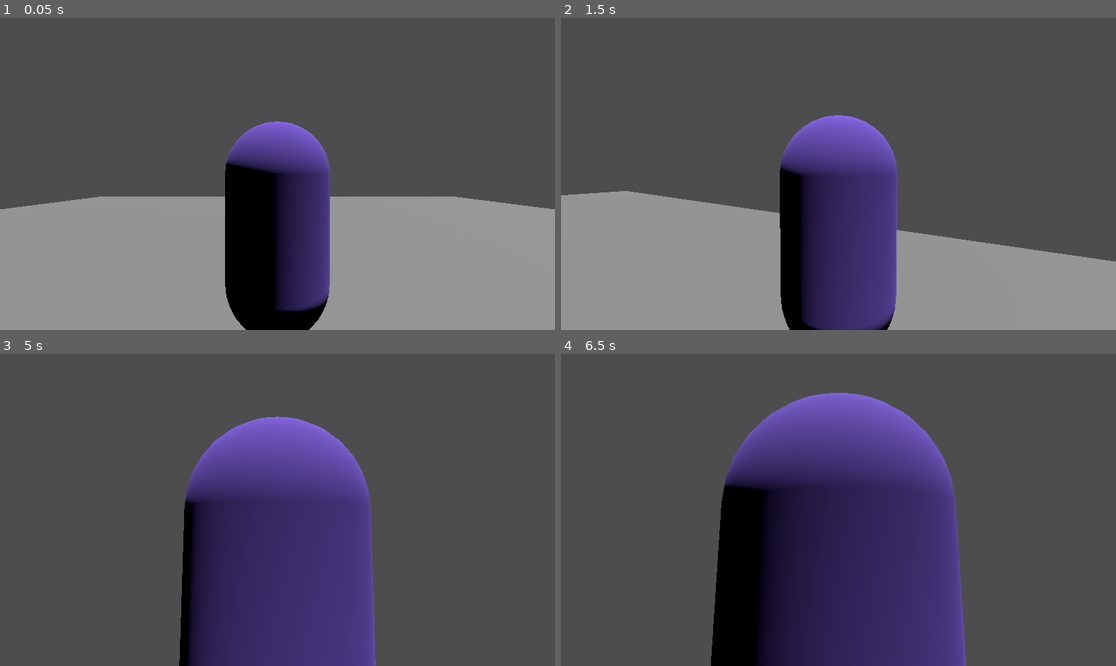
Above: before the commit, frames 1-4 (two rows, left to right).
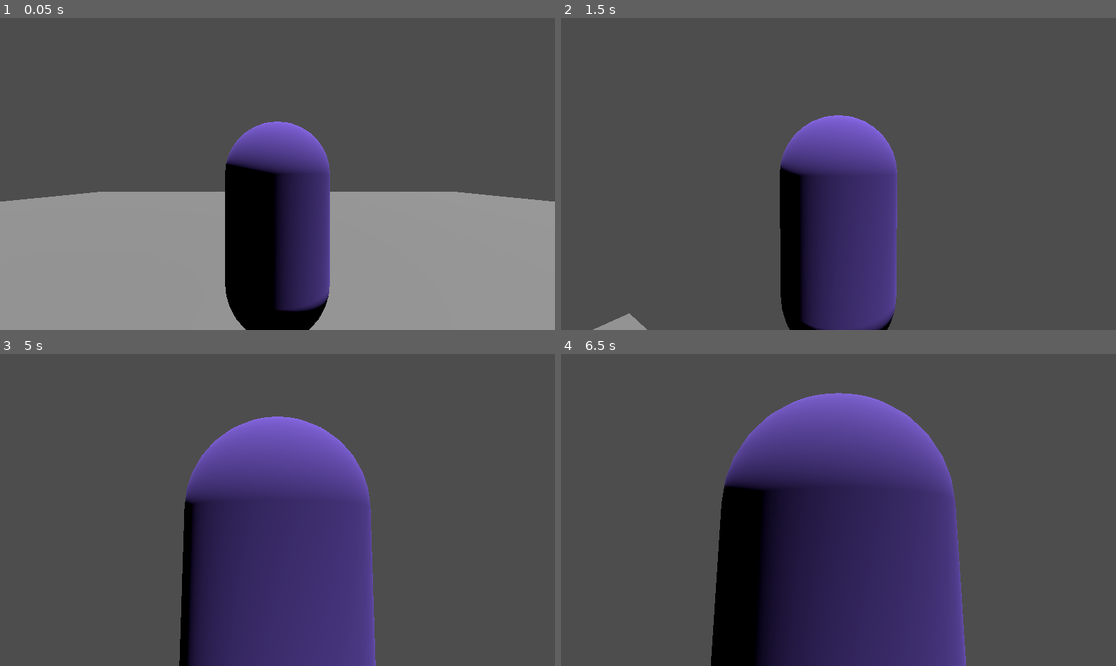
Above: after the commit, the same moments.

Repository: ArneSoko/MobMentalityGame
Game: Godot game, scene res://main.tscn
The game is run twice, just before and just after one commit, with the same random seed, the same clock (stepped at 60 frames per second) and the same inputs.
Inputs (mouse positions are in pixels of both pictures, inside the frame that each line leads up to):
- Up to frame 1 (0.05 s): no input
- Up to frame 2 (1.5 s): tap Enter at 0.5 s; move the mouse to (866, 174) at 0.52 s; hold Space (jump) 0.53-1.28 s; hold W (move_forward) from 0.53 s (still down); move the mouse to (810, 174) at 1.27 s; tap Mouse wheel up (Zoom_In) at 1.35 s
- Up to frame 3 (5 s): keep holding W (move_forward); tap Space (jump) at 1.52, 1.55, 1.82, 2.3, 2.75, 2.85, 3.02, 3.32, 3.77, 3.8, 4.07, 4.52, 4.55, 4.82 s; move the mouse to (288, 503) at 2.02 s; hold Mouse wheel down (Zoom_Out) 2.03-2.78 s; move the mouse to (271, 516) at 2.77 s; tap Enter at 3.5 s; move the mouse to (316, 513) at 3.52 s; hold Mouse wheel up (Zoom_In) 3.53-4.28 s; move the mouse to (233, 506) at 4.27 s; tap Mouse wheel down (Zoom_Out) at 4.35 s
- Up to frame 4 (6.5 s): tap Space (jump) at 5, 6.02, 6.05, 6.32 s; move the mouse to (844, 510) at 5.02 s; hold Space (jump) 5.03-5.78 s; tap Enter at 5.75 s; move the mouse to (816, 503) at 5.77 s; release W (move_forward) at 5.78 s; hold D (move_right) from 5.78 s (still down); tap Mouse wheel up (Zoom_In) at 5.85 s

The runs differ from the first frame. In frame 1, 1.4% of the frame differs, in the area x 0-100%, y 55-62%; in frame 2, 27%, in the area x 0-100%, y 55-100%; in frame 3, less than 0.1%; in frame 4, less than 0.1%.

Commit message:
Added jump mechanic

Diff:
--- a/player.gd
+++ b/player.gd
@@ -2,8 +2,9 @@
 
 # How fast the player moves in meters per second.
 @export var speed = 14
+@export var jumpStr=100
 # The downward acceleration when in the air, in meters per second squared.
-@export var fall_acceleration = 50
+@export var fall_acceleration = 10
 @onready var camorigin=$CamYaw
 @onready var camarm=$CamYaw/CamPitch
 @onready var arm=$CamYaw/CamPitch/CamArm
@@ -14,33 +15,44 @@
 var target_velocity = Vector3.ZERO
 
 func _ready():
+	#Capture mouse
 	Input.mouse_mode = Input.MOUSE_MODE_CAPTURED
 
 func _input(event):
+	#Change view distance
 	if Input.is_action_pressed("Zoom_In") and arm.spring_length > 0:
 		arm.spring_length -= 0.2
 	elif Input.is_action_pressed("Zoom_Out"):
 		arm.spring_length += 0.2
 
+	#Move camera with mouse
 	if event is InputEventMouseMotion and Input.mouse_mode!=Input.MOUSE_MODE_VISIBLE:
 		camorigin.rotate_y(deg_to_rad(-event.relative.x * sensitivity))
 		camarm.rotate_x(deg_to_rad(-event.relative.y * sensitivity))
 		camarm.rotation.x = clamp(camarm.rotation.x, deg_to_rad(-90), deg_to_rad(90))
 
 func _physics_process(delta):
+	#If mouse is captured
 	if Input.mouse_mode != Input.MOUSE_MODE_VISIBLE:
+		#Assigned moves to axes
 		var input_dir = Input.get_vector("move_left","move_right","move_forward","move_back")
+		#Adjust movement direction based on camera direction
 		var direction = (camorigin.transform.basis * Vector3(input_dir.x, 0, input_dir.y)).normalized()
+		#Rotate to face forward and move
 		if direction:
 			$Pivot.rotation.y=camorigin.rotation.y
 			velocity.x = direction.x * speed
 			velocity.z = direction.z * speed
+		#Slow to a stop
 		else:
 			velocity.x = move_toward(velocity.x, 0, speed)
 			velocity.z = move_toward(velocity.z, 0, speed)
+		#Increase speed
+		if Input.is_action_pressed("jump") and is_on_floor():
+			velocity.y = jumpStr
 
-		# Vertical Velocity
-	if not is_on_floor(): # If in the air, fall towards the floor. Literally gravity
-		target_velocity.y = target_velocity.y - (fall_acceleration * delta)
-		velocity = target_velocity
+	#If in the air, fall towards the floor. Literally gravity
+	if not is_on_floor():
+		velocity.y -= fall_acceleration
+	#Execute movement
 	move_and_slide()
